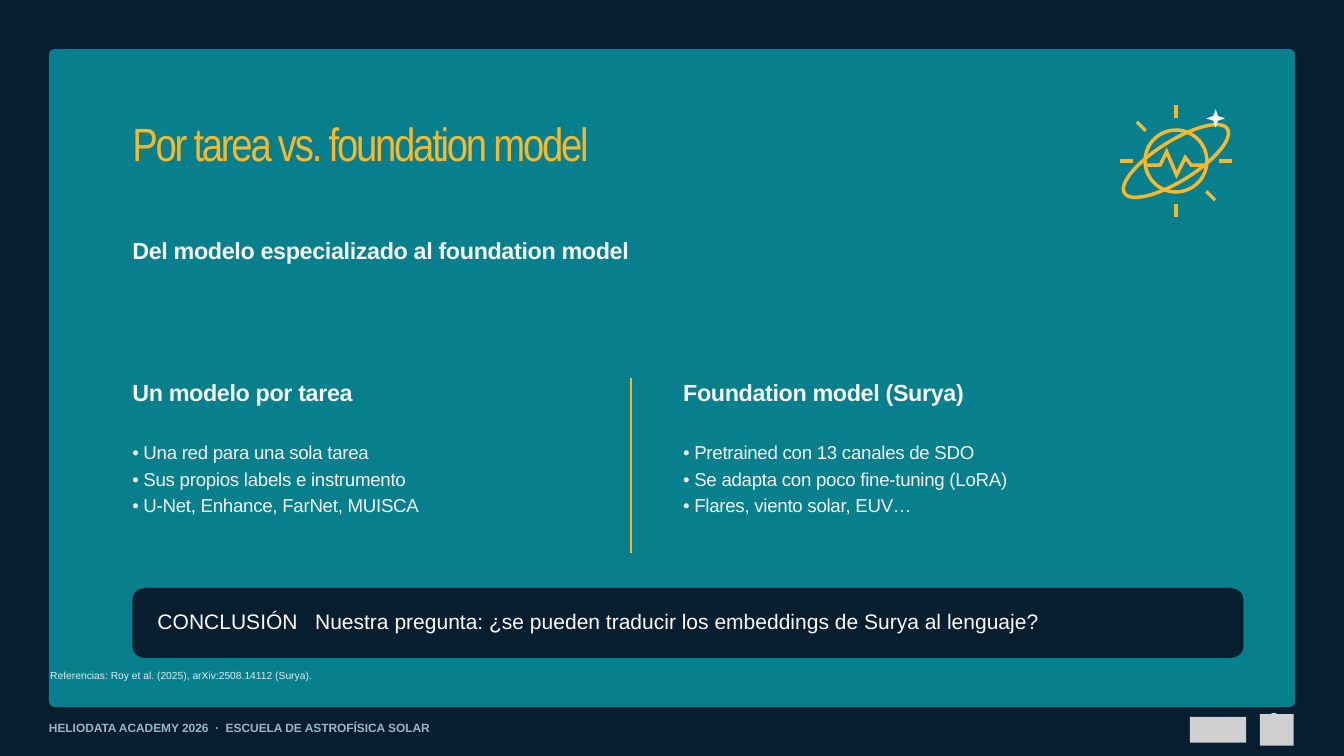
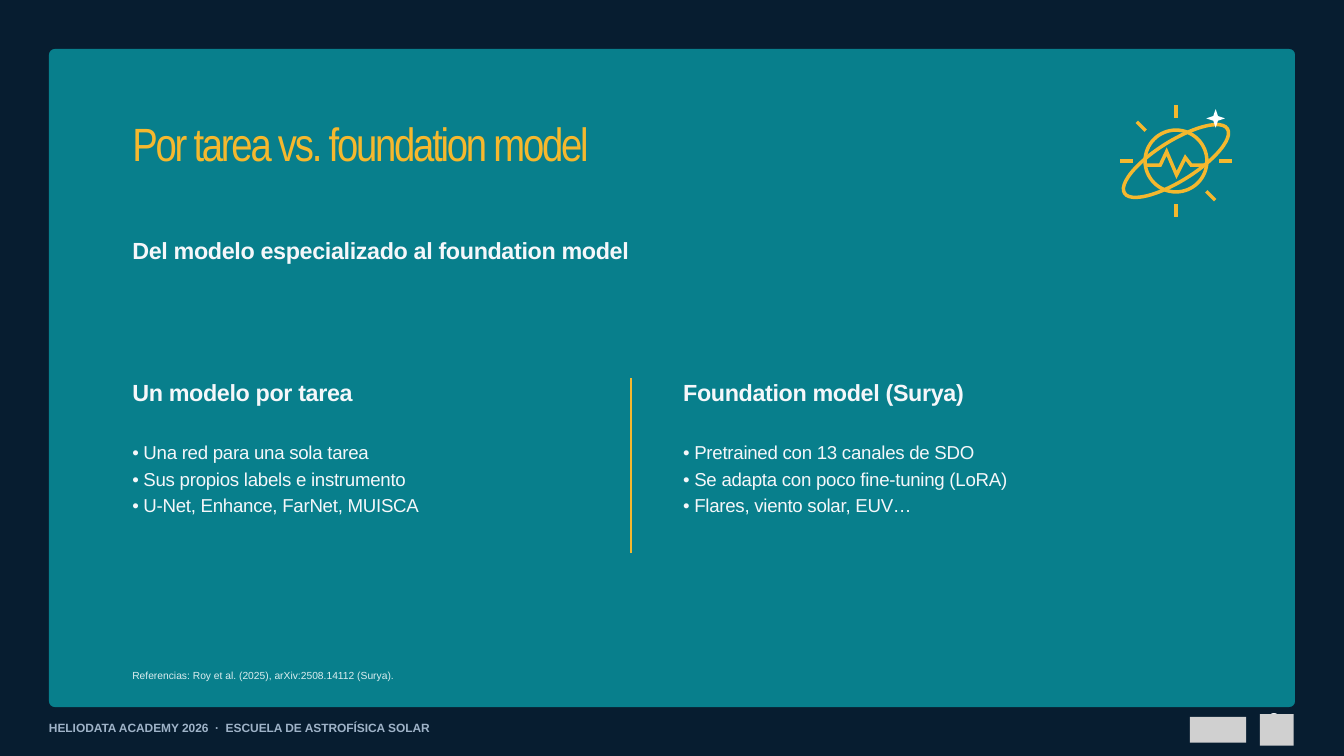
Before and after one commit to Group-of-Solar-Astrophysics/Escuela-Astrofisica-Solar-2026, a slide deck: slide 13 of 01_Material_por_expositor/Juan_Esteban_Agudelo_Ortiz/01_Presentacion/Machine_Learning_aplicado_al_Sol_Escuela_2026.pptx. Drawn at 1344x756 pixels with LibreOffice and Linux fonts; fonts in the diff are those of the drawing; grey boxes stand for pictures. Boxes give left, top, right and bottom in pixels: in the first picture for what was removed or moved away, otherwise in the second. Text is boxed around its words. In the diff, an @@ line names an element or a change of style, - is before the commit and + after.

```diff
--- a/01_Material_por_expositor/Juan_Esteban_Agudelo_Ortiz/01_Presentacion/Machine_Learning_aplicado_al_Sol_Escuela_2026.pptx
+++ b/01_Material_por_expositor/Juan_Esteban_Agudelo_Ortiz/01_Presentacion/Machine_Learning_aplicado_al_Sol_Escuela_2026.pptx
@@ freeform shape removed at bbox=[132, 588, 1244, 658] @@
@@ text removed at bbox=[157, 613, 1038, 634] @@
-CONCLUSIÓN Nuestra pregunta: ¿se pueden traducir los embeddings de Surya al lenguaje?
@@ text "Referencias: Roy et al. (2025), ...": place and size @@
-text "Referencias: Roy et al. (2025), ..." at bbox=[50, 671, 312, 681]
+text "Referencias: Roy et al. (2025), ..." at bbox=[132, 671, 394, 681]
```
Also in this commit, not shown: 3 other slides changed, 1 other file.
